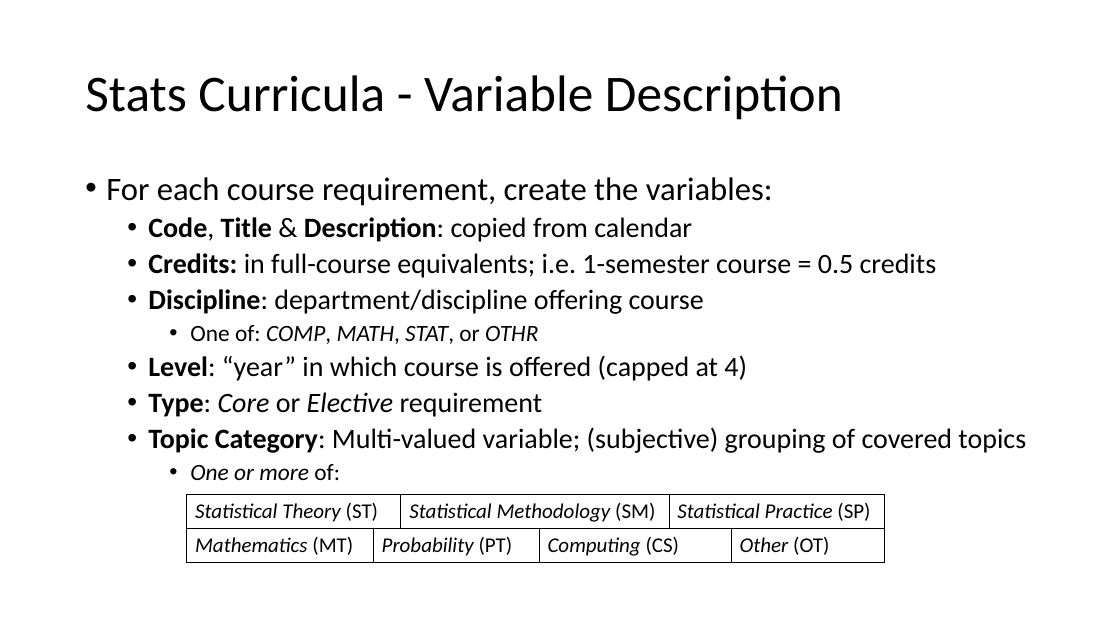
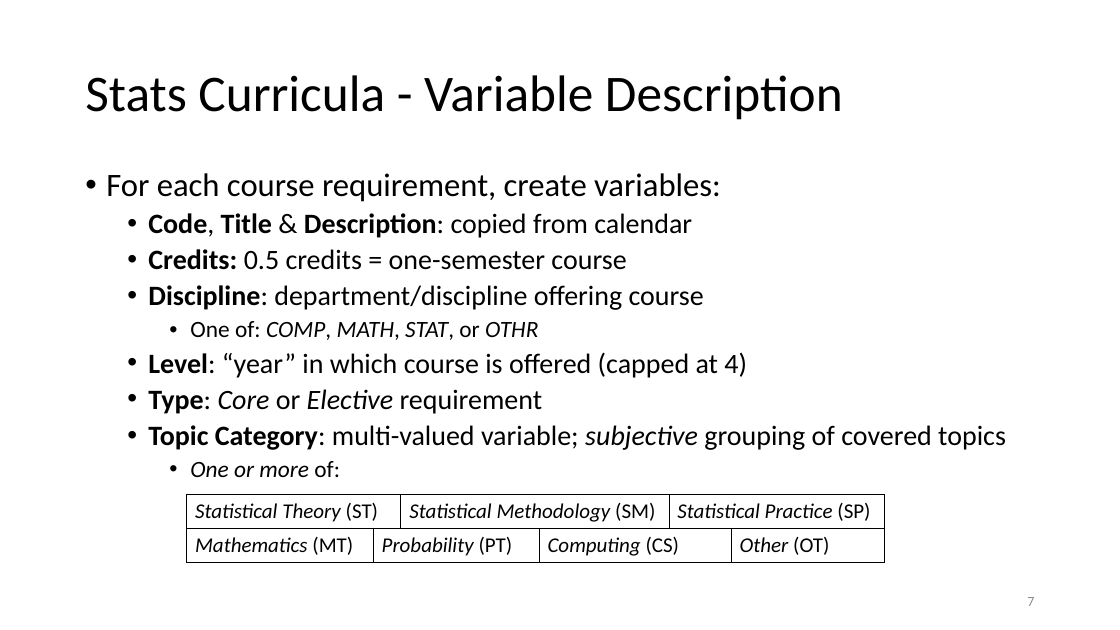
Before and after one commit to damouras/SoSC, a slide deck: slide 7 of Status fo Statistics Curricula.pptx. Drawn at 1120x630 pixels with LibreOffice and Linux fonts; fonts in the diff are those of the drawing. Boxes give left, top, right and bottom in pixels: in the first picture for what was removed or moved away, otherwise in the second. Text is boxed around its words. In the diff, an @@ line names an element or a change of style, - is before the commit and + after.

```diff
--- a/Status fo Statistics Curricula.pptx
+++ b/Status fo Statistics Curricula.pptx
@@ text at bbox=[106, 173, 721, 202]: text changed @@
-• For each course requirement, create the variables:
+• For each course requirement, create variables:
@@ text at bbox=[148, 249, 626, 270]: text changed @@
-  • Credits: in full-course equivalents; i.e. 1-semester course = 0.5 credits
+  • Credits: 0.5 credits = one-semester course
@@ text at bbox=[148, 425, 1006, 450]: text changed @@
-  • Topic Category: Multi-valued variable; (subjective) grouping of covered topics
+  • Topic Category: multi-valued variable; subjective grouping of covered topics
@@ page number added at bbox=[1027, 597, 1034, 606], 12 pt, text #8C8C8C @@
+7
```
Also in this commit, not shown: 11 other slides changed, 5 other files.
